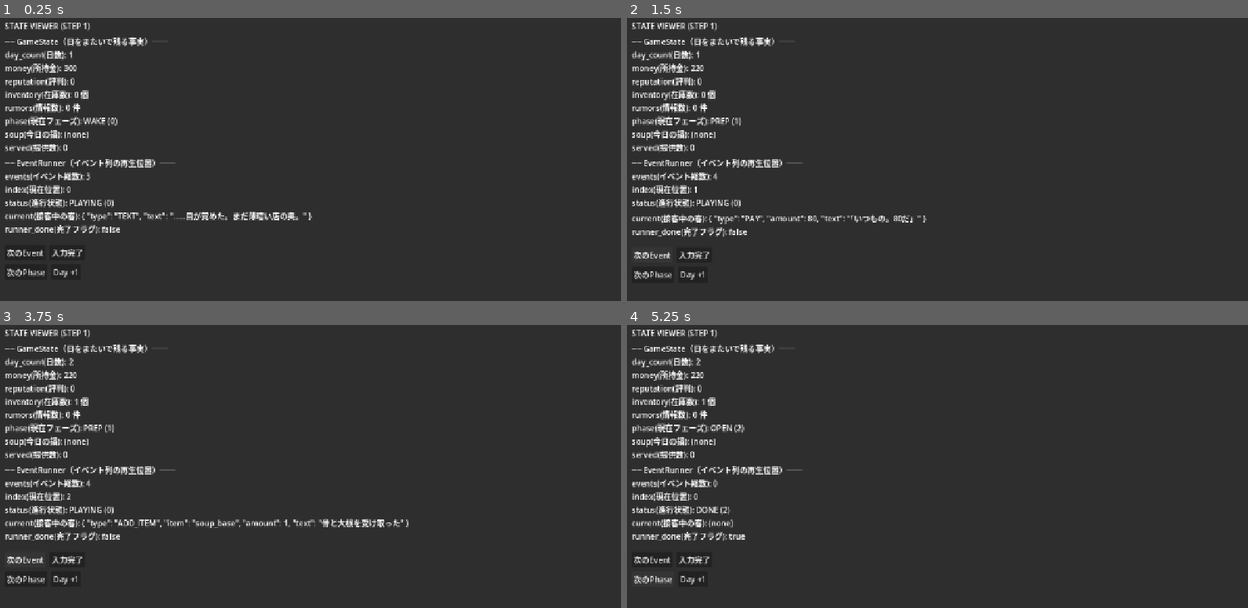
Above: before the commit, frames 1-4 (two rows, left to right).
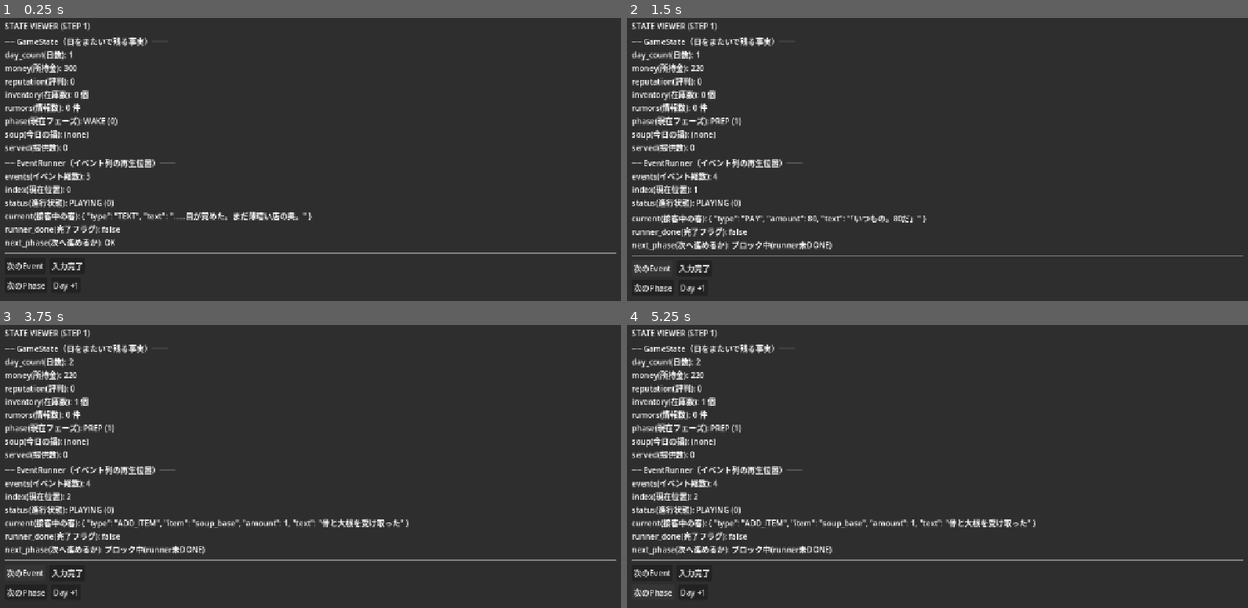
Above: after the commit, the same moments.

Repository: kimidorikame/Godot_Game01
Game: Godot game, scene res://scenes/debug_panel.tscn
Same seed, same stepped clock (60 frames per second), same inputs: the game is played once before the commit and once after it.
Inputs:
- Up to frame 1 (0.25 s): no input
- Up to frame 2 (1.5 s): click "次のPhase" at 0.5 s; click "次のEvent" at 1.25 s
- Up to frame 3 (3.75 s): click "入力完了" at 2 s; click "Day +1" at 2.75 s; click "次のEvent" at 3.5 s
- Up to frame 4 (5.25 s): click "入力完了" at 4.25 s; click "次のPhase" at 5 s

The runs differ from the first frame. In frame 1, 1.4% of the frame differs, in the area x 0-100%, y 78-97%; in frame 2, 1.4%; in frame 3, 1.6%; in frame 4, 2.7%, in the area x 0-100%, y 35-97%.

Commit message:
STEP 4: フェーズを DONE 前に飛ばせなくする（PREP/OPEN/CLOSE）
方針: フェーズごとの「飛ばせる/飛ばせない」を FlowController が持ち、
advance_phase() の先頭でチェックしてブロック時は return。

- flow_controller.gd:
  - _phase_can_skip テーブル追加（WAKE / NEXT_DAY のみ true、
    PREP / OPEN / CLOSE は DONE 必須）
  - is_advance_blocked() 追加（DONE 必須なのに runner 未 DONE なら true）
  - advance_phase() 先頭にガード（ブロック時は phase も runner も
    日次処理も動かさず return）
- debug_panel.gd: _format_runner に next_phase 表示を1行追加
  （no-op が画面で分かるようにする。シグナルなしの表示のみ）

EventRunner / game_state は無改修。本番でのボタン非表示は対象外。
OPEN / CLOSE は Event 列が空で即 DONE のため、中身が入るまでゲートは実質素通り
（既知の割り切り）。

Co-Authored-By: Claude Sonnet 5 <noreply@anthropic.com>

Diff:
--- a/scripts/debug_panel.gd
+++ b/scripts/debug_panel.gd
@@ -160,4 +160,6 @@
 		"status(進行状態): %s (%d)" % [status_name, r.status],
 		"current(接客中の客): %s" % cur_text,
 		"runner_done(完了フラグ): %s" % str(flow.is_runner_done()),
+		# STEP 4: このフェーズは DONE 必須か。ブロック中なら [次のPhase] は no-op。
+		"next_phase(次へ進めるか): %s" % ("OK" if not flow.is_advance_blocked() else "ブロック中(runner未DONE)"),
 	]))
--- a/scripts/flow_controller.gd
+++ b/scripts/flow_controller.gd
@@ -24,11 +24,38 @@
 	GameState.Phase.NEXT_DAY,
 ]
 
+# フェーズごとに「runner が DONE でなくても [次のPhase] で先へ進めてよいか」。
+#   true  … ゲートなし。中身を消化しきる前でも進める
+#   false … DONE 必須。runner.status == DONE になるまで advance_phase() は弾く
+# WAKE:     スマホ（WAIT_INPUT）を飛ばして先へ行けるよう true。
+# NEXT_DAY: 日次処理だけの自動フェーズなので true。
+# PREP / OPEN / CLOSE: 仕込み・接客・精算を途中で飛ばさせない＝false。
+# 注意: OPEN / CLOSE は現状 Event 列が空（_set_runner_for_phase に elif が無い）で、
+#   空 runner は即 DONE になるため、中身が入る STEP までゲートは実質素通りする。
+var _phase_can_skip := {
+	GameState.Phase.WAKE: true,
+	GameState.Phase.PREP: false,
+	GameState.Phase.OPEN: false,
+	GameState.Phase.CLOSE: false,
+	GameState.Phase.NEXT_DAY: true,
+}
+
 var runner: EventRunner = null
 
 
+## 現在フェーズが「DONE 必須」なのに runner がまだ DONE でない＝[次のPhase] を
+## 弾くべき状態か。未登録フェーズは既定で「ゲートなし」(get の既定 true) にして、
+## 想定外のフェーズで進行不能に陥らせない。
+func is_advance_blocked() -> bool:
+	return not _phase_can_skip.get(GameState.phase, true) and not is_runner_done()
+
+
 ## 次のフェーズへ進める。NEXT_DAY→WAKE の折り返し時だけ日次処理を挟む。
+## DONE 必須フェーズで runner が未 DONE のときは、何もせず return（phase も
+## runner も日次処理も一切動かさない）。
 func advance_phase() -> void:
+	if is_advance_blocked():
+		return
 	var i := _phase_order.find(GameState.phase)
 	if i == -1:
 		i = 0
